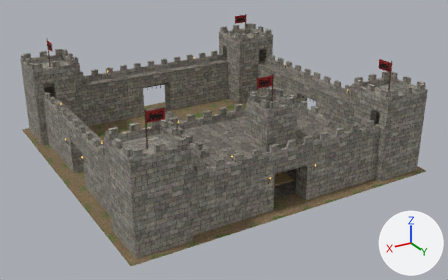
A saved change to the glTF model openttd/media/baseset/decouple/objekty/prumysl/draci_hrad.glb.
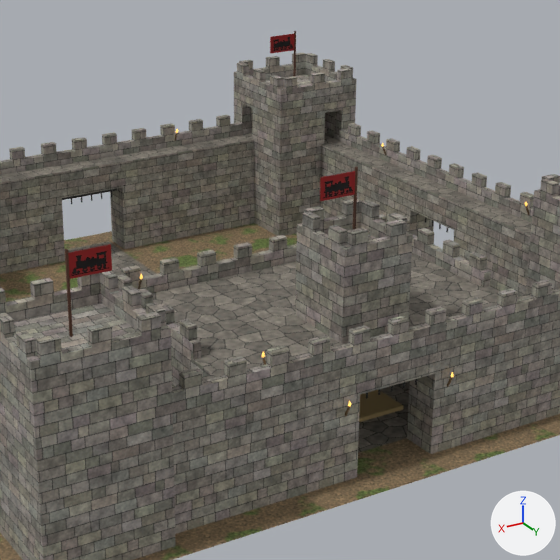
Each version appears first whole from a 50 mm camera at (64.3, 96.6, 38.1) aimed at (21.5, 25.3, 2.5), and next in a close-up on the part from 26% to 81% of the width and 0% to 88% of the height. Lighting does not change. The marker at lower right points along +X, +Y and +Z. The first two pictures are the older version. Where no turn or scale is listed for an object, it has been applied to the vertices.
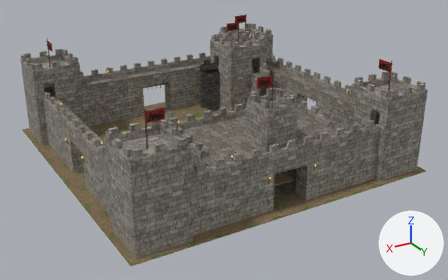
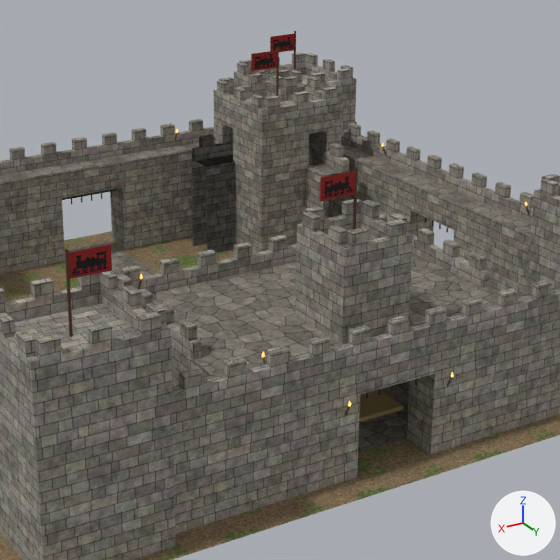
The change, as JSON lines over the scene's bpy script:
```json
{"op": "add", "block": "me_mesh_13", "code": ["me_mesh_13 = bpy.data.meshes.new('Mesh_13')", "me_mesh_13.from_pydata(...)  # 56 vertices, 72 faces; spans x 7.45..15.96, y -38.08..-29.56, z 0.0..8.7", "me_mesh_13.materials.append(mat_draci_hrad)"]}
{"op": "add", "block": "me_mesh_12", "code": ["me_mesh_12 = bpy.data.meshes.new('Mesh_12')", "me_mesh_12.from_pydata(...)  # 171 vertices, 256 faces; spans x 1.12..15.96, y -38.08..-35.88, z 0.0..8.7", "me_mesh_12.materials.append(mat_draci_hrad)"]}
{"op": "add", "block": "me_mesh_11", "code": ["me_mesh_11 = bpy.data.meshes.new('Mesh_11')", "me_mesh_11.from_pydata(...)  # 96 vertices, 140 faces; spans x 1.12..15.96, y -38.08..-35.88, z 0.0..8.7", "me_mesh_11.materials.append(mat_draci_hrad)"]}
{"op": "add", "block": "ob_mesh_13", "code": ["ob_mesh_13 = bpy.data.objects.new('Mesh_13', me_mesh_13)", "ob_mesh_13.location = (-1.13, 44.4, 0.0)"]}
{"op": "add", "block": "ob_mesh_2_004", "code": ["ob_mesh_2_004 = bpy.data.objects.new('Mesh_2.004', me_mesh_2)", "ob_mesh_2_004.parent = ob_hradba_vez_vez", "ob_mesh_2_004.location = (-1.126, 44.4, 0.0)", "ob_mesh_2_004.scale = (0.00278, 0.00278, 0.00278)"]}
{"op": "add", "block": "ob_hradba_vez_vez", "code": ["ob_hradba_vez_vez = bpy.data.objects.new('hradba_vez_vez', None)", "ob_hradba_vez_vez.parent = ob_hradba_vez", "ob_hradba_vez_vez.location = (4.319, 4.319, 0.0)"]}
{"op": "add", "block": "ob_hradba_vez", "code": ["ob_hradba_vez = bpy.data.objects.new('hradba_vez', None)", "ob_hradba_vez.location = (0.0, 0.0, 0.0)"]}
{"op": "add", "block": "ob_mesh_12", "code": ["ob_mesh_12 = bpy.data.objects.new('Mesh_12', me_mesh_12)", "ob_mesh_12.location = (-1.13, 44.4, 0.0)"]}
{"op": "add", "block": "ob_mesh_11", "code": ["ob_mesh_11 = bpy.data.objects.new('Mesh_11', me_mesh_11)", "ob_mesh_11.location = (-1.13, 44.4, 0.0)"]}
```

What differs and where, as boxes [x1, y1, x2, y2] in the close-ups (560 x 560 px):
```json
{"object": "Mesh_2.004", "change": "added", "after": [214, 47, 342, 254]}
{"object": "Mesh_12", "change": "added", "after": [192, 122, 366, 253]}
{"object": "Mesh_13", "change": "added", "after": [192, 134, 349, 252]}
{"object": "Mesh_11", "change": "added", "after": [192, 136, 367, 252], "on screen": "mostly hidden"}
{"object": "Mesh_2", "change": "unchanged, covered by the edit", "before": [234, 31, 357, 236], "after": [234, 31, 357, 131]}
```
